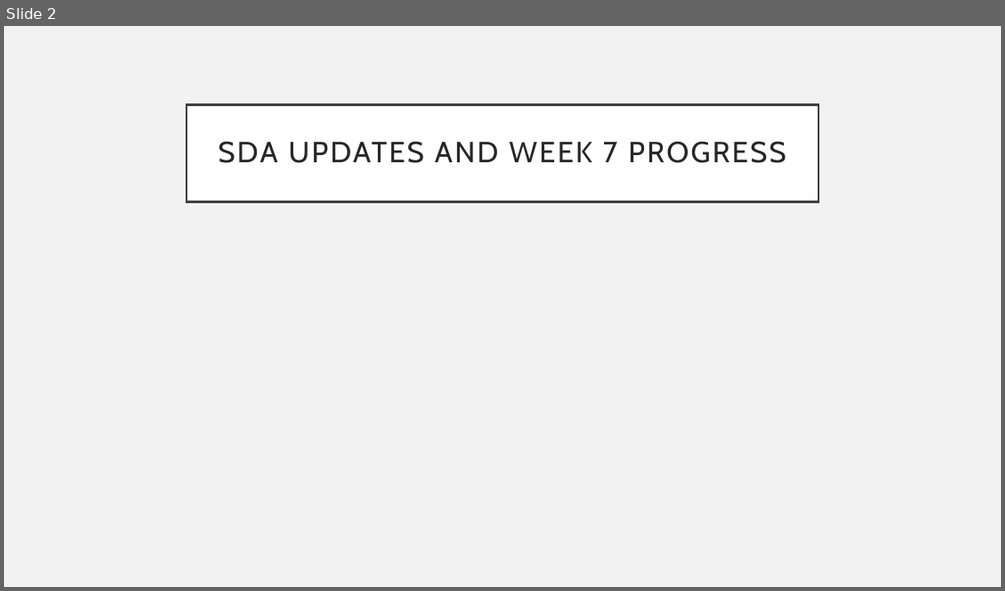
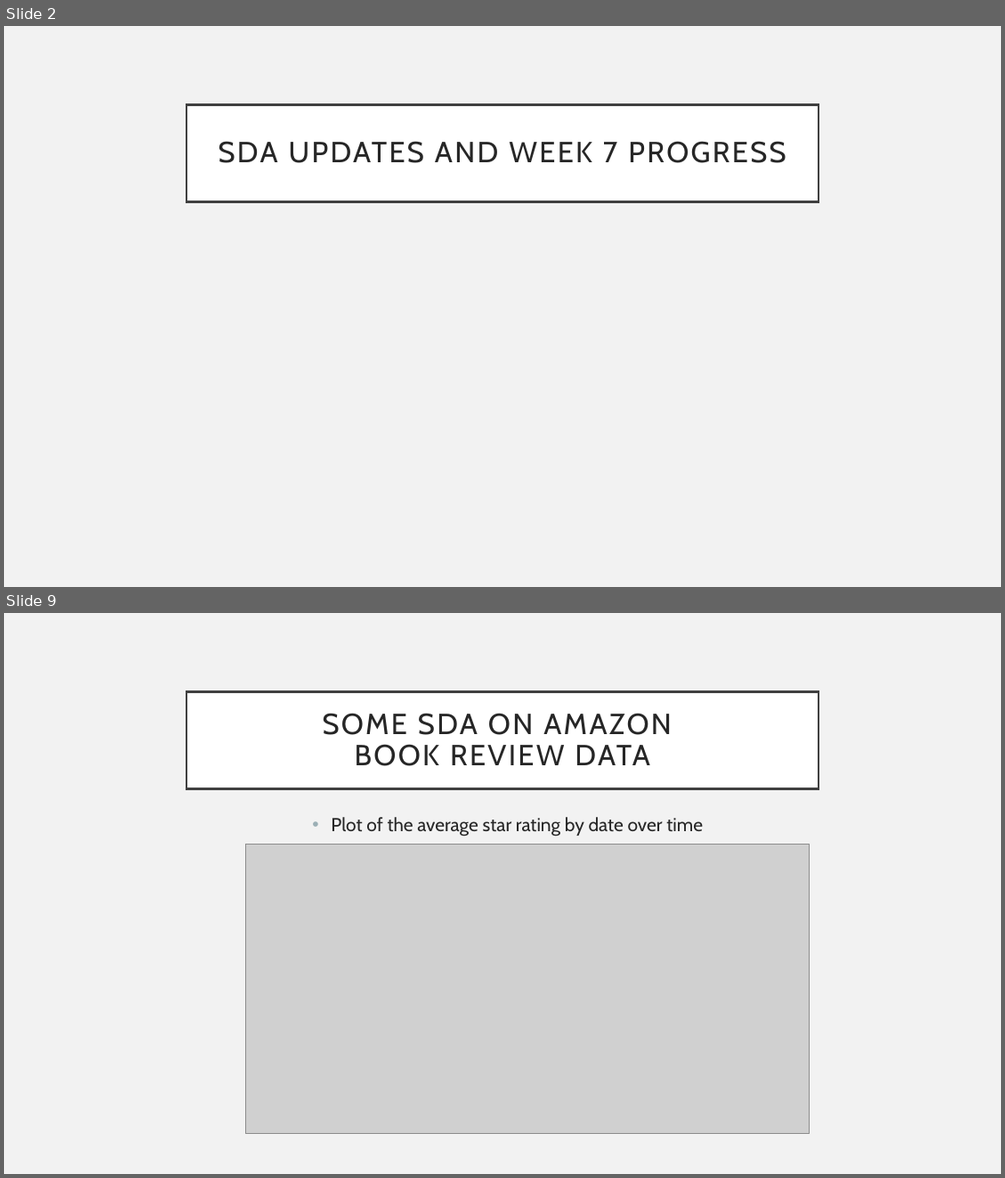
Before and after one commit to TKarlovitzDrexel/DSCI591_ACRSent, a slide deck: Week7Progress.pptx. Shown one above the other, each under a label of ours: slide 2 before the commit, slides 2 and 9 after it; the slides between them are not shown. The pictures are 1005x591 and 1005x1178 pixels, drawn with LibreOffice and Linux fonts; fonts in the diff are those of the drawing; grey boxes stand for pictures. Boxes give left, top, right and bottom in pixels: in the first picture for what was removed or moved away, otherwise in the second. Text is boxed around its words. In the diff, an @@ line names an element or a change of style, - is before the commit and + after.

Commit message:
Tessa updates. need to finish slide for kaggle data

```diff
--- a/Week7Progress.pptx
+++ b/Week7Progress.pptx
@@ slide 9 added at (4,613,1001,1174), background #F2F2F2 @@
@@ title added at (186,691,818,788), fill #FFFFFF, outline #404040 2.5 pt, 28 pt, text #262626 @@
+SOME SDA ON AMAZON
+BOOK REVIEW DATA
@@ text added at (331,817,703,836), 18 pt, text #262626 @@
+• Plot of the average star rating by date over time
@@ picture added at (245,844,809,1133) @@
```
Also in this commit, not shown: 7 other slides added.
